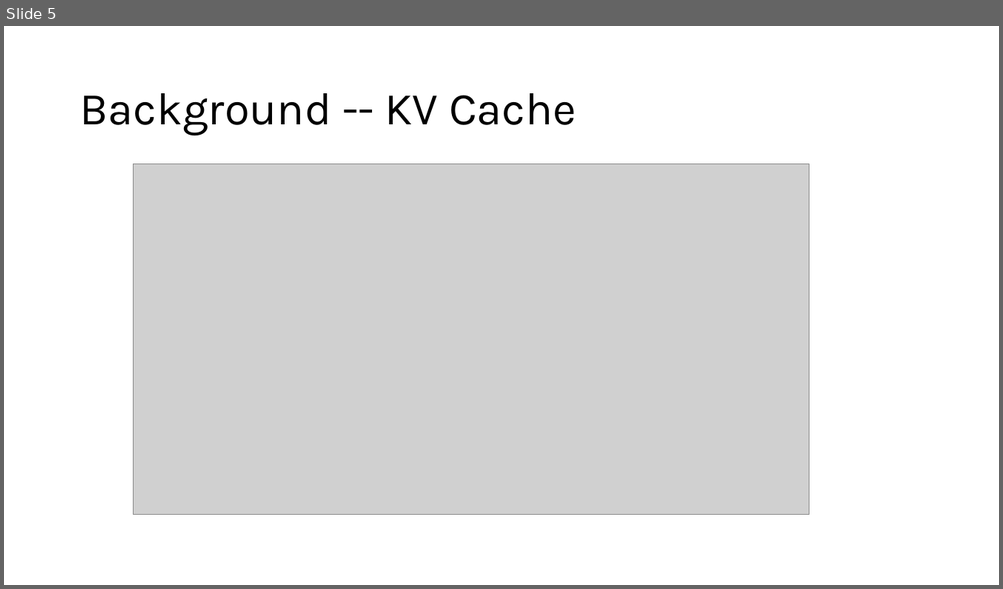
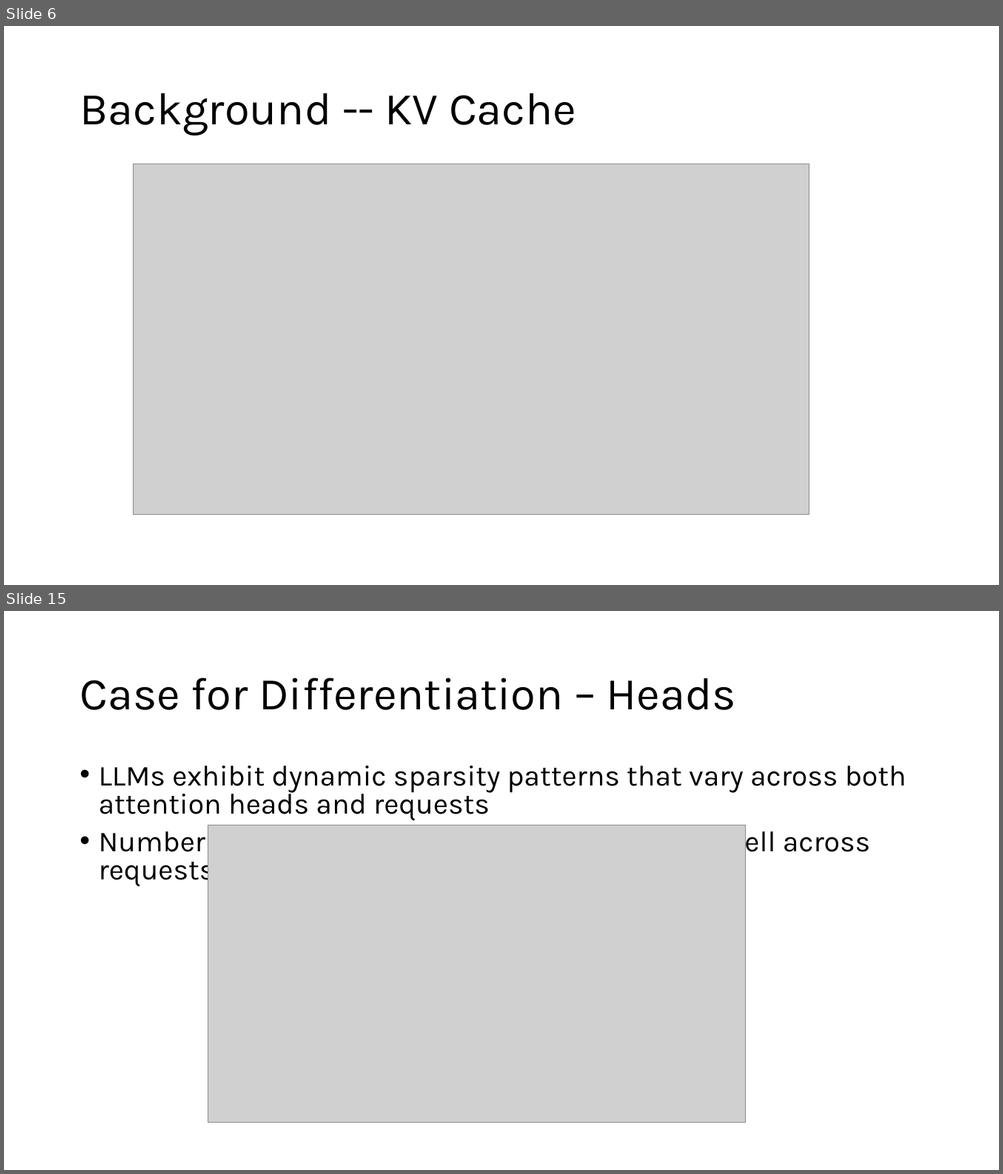
Before and after one commit to HaseebLUMS/Onyx-Presentation, a slide deck: DiffKV MLSys Seminar.pptx. Shown one above the other, each under a label of ours: slide 5 before the commit, slides 6 and 15 after it; the slides between them are not shown. The pictures are 1003x589 and 1003x1174 pixels, drawn with LibreOffice and Linux fonts; fonts in the diff are those of the drawing; grey boxes stand for pictures. Boxes give left, top, right and bottom in pixels: in the first picture for what was removed or moved away, otherwise in the second. Text is boxed around its words. In the diff, an @@ line names an element or a change of style, - is before the commit and + after.

```diff
--- a/DiffKV MLSys Seminar.pptx
+++ b/DiffKV MLSys Seminar.pptx
@@ slide 15 added at (x1=4, y1=611, x2=999, y2=1170), background #FFFFFF @@
@@ title added at (x1=79, y1=678, x2=736, y2=710), 44 pt, text #000000 @@
+Case for Differentiation – Heads
@@ text added at (x1=99, y1=766, x2=906, y2=887), 28 pt, text #000000 @@
+• LLMs exhibit dynamic sparsity patterns that vary across both attention heads and requests
+• Number of critical tokens vary across heads as well across requests for the same head
@@ picture added at (x1=208, y1=825, x2=745, y2=1123) @@
@@ what was slide 5 is now slide 6 @@
```
Also in this commit, not shown: 3 slides changed, 7 other slides added.
